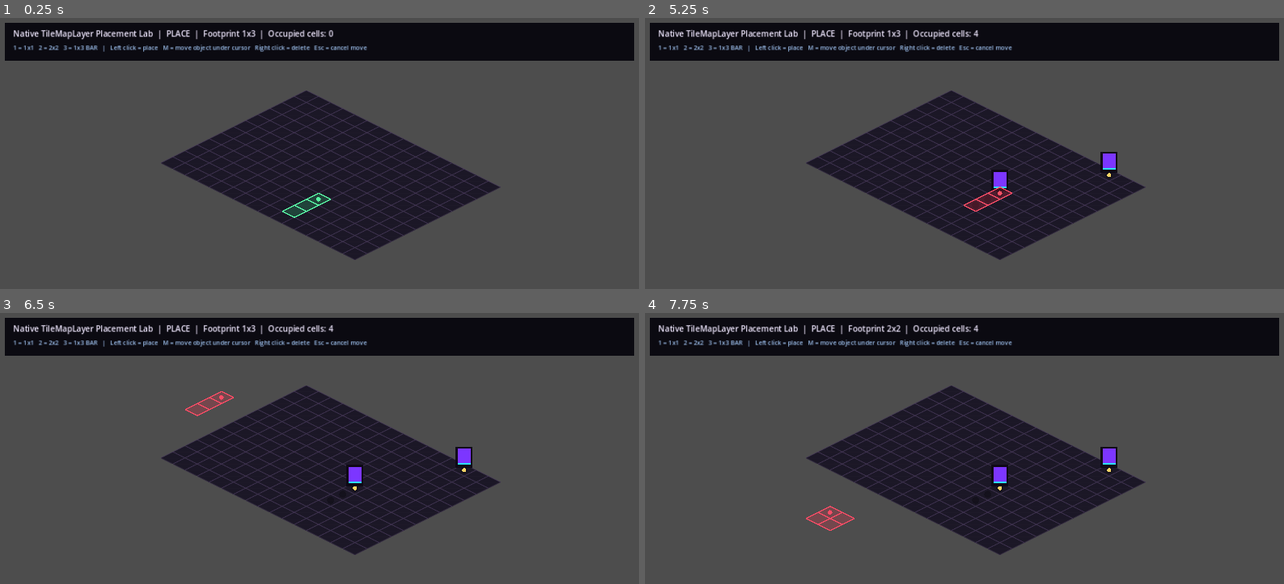
Above: before the commit, frames 1-4 (two rows, left to right).
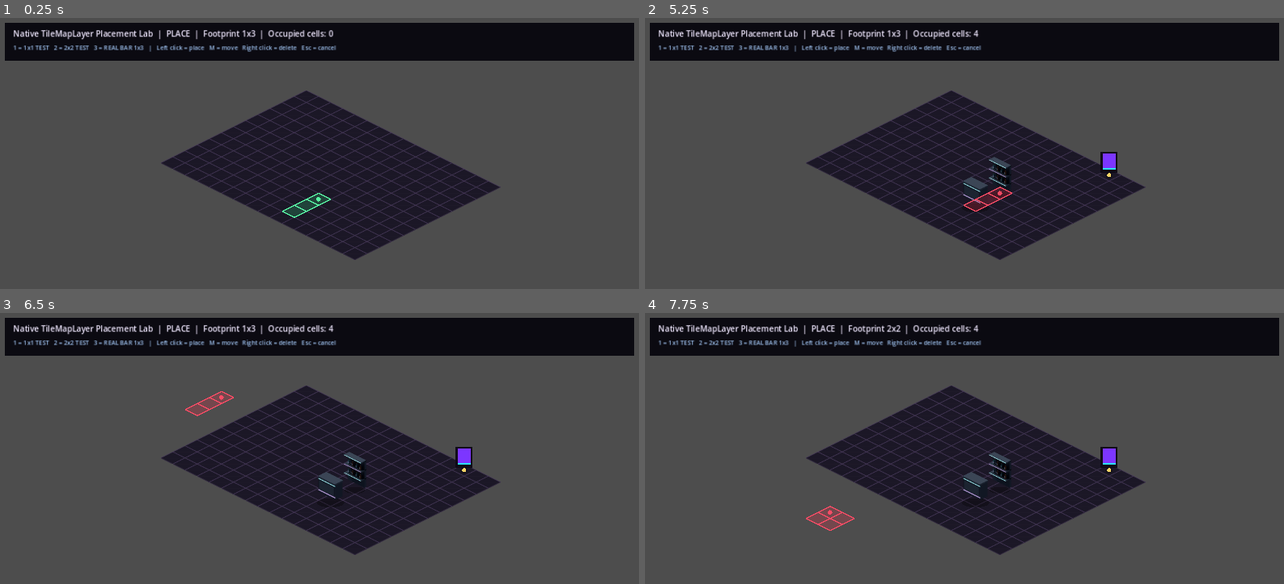
Above: after the commit, the same moments.

Repository: 22crob/Nightclub-City
Game: Godot game, scene res://scenes/testing/PlacementLab.tscn
The game is run twice, just before and just after one commit, with the same random seed, the same clock (stepped at 60 frames per second) and the same inputs.
Inputs (mouse positions are in pixels of both pictures, inside the frame that each line leads up to):
- Up to frame 1 (0.25 s): no input
- Up to frame 2 (5.25 s): tap Enter at 0.5, 2, 3.5 s; move the mouse to (1105, 177) at 0.52 s; tap 1 at 0.6, 3.6 s; click (1105, 177) at 0.67 s; tap Space at 1.25, 2.75, 4.25 s; move the mouse to (836, 213) at 1.27 s; tap 2 at 1.35, 4.35 s; click (836, 213) at 1.42 s; move the mouse to (1028, 115) at 2.02 s; tap 3 at 2.1, 5.1 s; click (1028, 115) at 2.17 s; move the mouse to (932, 270) at 2.77 s; tap M at 2.85 s; click (932, 270) at 2.92 s; move the mouse to (1156, 251) at 3.52 s; click (1156, 251) at 3.67 s; move the mouse to (772, 142) at 4.27 s; click (772, 142) at 4.42 s; move the mouse to (996, 196) at 5.02 s; click (996, 196) at 5.17 s
- Up to frame 3 (6.5 s): move the mouse to (223, 399) at 5.77 s; tap M at 5.85 s; click (223, 399) at 5.92 s
- Up to frame 4 (7.75 s): move the mouse to (1105, 472) at 6.52 s; tap 1 at 6.6 s; click (1105, 472) at 6.67 s; move the mouse to (836, 508) at 7.27 s; tap 2 at 7.35 s; click (836, 508) at 7.42 s

The runs differ from the first frame. In frame 1, 0.6% of the frame differs, in the area x 5-58%, y 9-13%; in frame 2, 1.0%; in frame 3, 1.0%, in the area x 5-58%, y 9-69%; in frame 4, 1.0%.

Commit message:
Place real Blender bar on native V2 grid
Add Bar01 as a true 1x3 FurnitureBase scene in godot_v2, ground its visual parts to native TileMapLayer cells, and use it for the PlacementLab bar selection.

Diff:
--- /dev/null
+++ b/godot_v2/scenes/furniture/Bar01.tscn
@@ -0,0 +1,20 @@
+[gd_scene load_steps=3 format=3]
+
+[ext_resource type="Script" path="res://scripts/bar01.gd" id="1_bar"]
+[ext_resource type="Texture2D" path="res://assets/furniture/bar_module_01.png" id="2_tex"]
+
+[node name="Bar01" type="Node2D"]
+script = ExtResource("1_bar")
+footprint = Vector2i(1, 3)
+
+[node name="ShelfSprite" type="Sprite2D" parent="."]
+texture = ExtResource("2_tex")
+
+[node name="CounterSprite" type="Sprite2D" parent="."]
+z_index = 1
+
+[node name="AnchorMarker" type="Marker2D" parent="."]
+
+[node name="BartenderRowMarker" type="Marker2D" parent="."]
+
+[node name="CounterRowMarker" type="Marker2D" parent="."]
--- /dev/null
+++ b/godot_v2/scripts/bar01.gd
@@ -0,0 +1,182 @@
+extends FurnitureBase
+
+const BAR_TEXTURE: Texture2D = preload("res://assets/furniture/bar_module_01.png")
+const BAR_FOOTPRINT := Vector2i(1, 3)
+const COUNTER_ROW := 2
+
+@onready var shelf_sprite: Sprite2D = $ShelfSprite
+@onready var counter_sprite: Sprite2D = $CounterSprite
+
+static var _cached_shelf_texture: Texture2D
+static var _cached_counter_texture: Texture2D
+
+func _ready() -> void:
+	footprint = BAR_FOOTPRINT
+	_prepare_visual_parts()
+	_refresh_visual_positions()
+
+func configure_placement(cell: Vector2i, _new_footprint: Vector2i, tile_map: TileMapLayer) -> void:
+	super.configure_placement(cell, BAR_FOOTPRINT, tile_map)
+	_refresh_visual_positions()
+	queue_redraw()
+
+func _refresh_visual_positions() -> void:
+	if grid_layer == null:
+		return
+
+	var shelf_contact := grid_layer.map_to_local(anchor_cell) - position
+	var counter_contact := grid_layer.map_to_local(anchor_cell + Vector2i(0, COUNTER_ROW)) - position
+
+	if shelf_sprite.texture != null:
+		shelf_sprite.position = shelf_contact - Vector2(0.0, shelf_sprite.texture.get_height() * 0.5)
+	if counter_sprite.texture != null:
+		counter_sprite.position = counter_contact - Vector2(0.0, counter_sprite.texture.get_height() * 0.5)
+
+	queue_redraw()
+
+func _draw() -> void:
+	if grid_layer == null:
+		return
+
+	var shelf_contact := grid_layer.map_to_local(anchor_cell) - position
+	var counter_contact := grid_layer.map_to_local(anchor_cell + Vector2i(0, COUNTER_ROW)) - position
+
+	_draw_contact_shadow(shelf_contact + Vector2(0, 4), 20.0)
+	_draw_contact_shadow(counter_contact + Vector2(0, 5), 27.0)
+
+func _draw_contact_shadow(contact: Vector2, radius: float) -> void:
+	draw_set_transform(contact, 0.0, Vector2(1.0, 0.34))
+	draw_circle(Vector2.ZERO, radius, Color(0.0, 0.0, 0.0, 0.30))
+	draw_set_transform(Vector2.ZERO, 0.0, Vector2.ONE)
+
+func _prepare_visual_parts() -> void:
+	if _cached_shelf_texture != null and _cached_counter_texture != null:
+		shelf_sprite.texture = _cached_shelf_texture
+		counter_sprite.texture = _cached_counter_texture
+		return
+
+	var source := BAR_TEXTURE.get_image()
+	if source == null:
+		_fallback_to_full_texture()
+		return
+
+	var width := source.get_width()
+	var height := source.get_height()
+	if width <= 0 or height <= 0:
+		_fallback_to_full_texture()
+		return
+
+	var visited := PackedByteArray()
+	visited.resize(width * height)
+
+	var components: Array = []
+	var directions: Array[Vector2i] = [
+		Vector2i(-1, -1), Vector2i(0, -1), Vector2i(1, -1),
+		Vector2i(-1, 0),                       Vector2i(1, 0),
+		Vector2i(-1, 1),  Vector2i(0, 1),  Vector2i(1, 1)
+	]
+
+	for py in range(height):
+		for px in range(width):
+			var start_index := py * width + px
+			if visited[start_index] != 0:
+				continue
+			visited[start_index] = 1
+
+			if source.get_pixel(px, py).a <= 0.02:
+				continue
+
+			var queue: Array[Vector2i] = [Vector2i(px, py)]
+			var queue_index := 0
+			var pixels: Array[Vector2i] = []
+			var center_sum := Vector2.ZERO
+
+			while queue_index < queue.size():
+				var point := queue[queue_index]
+				queue_index += 1
+				pixels.append(point)
+				center_sum += Vector2(point)
+
+				for direction in directions:
+					var neighbor := point + direction
+					if neighbor.x < 0 or neighbor.y < 0 or neighbor.x >= width or neighbor.y >= height:
+						continue
+
+					var neighbor_index := neighbor.y * width + neighbor.x
+					if visited[neighbor_index] != 0:
+						continue
+					visited[neighbor_index] = 1
+
+					if source.get_pixel(neighbor.x, neighbor.y).a > 0.02:
+						queue.append(neighbor)
+
+			components.append({
+				"pixels": pixels,
+				"center": center_sum / float(pixels.size()),
+				"size": pixels.size()
+			})
+
+	if components.size() < 2:
+		_fallback_to_full_texture()
+		return
+
+	var largest_index := -1
+	var second_index := -1
+	var largest_size := -1
+	var second_size := -1
+
+	for i in range(components.size()):
+		var component_size := int(components[i]["size"])
+		if component_size > largest_size:
+			second_index = largest_index
+			second_size = largest_size
+			largest_index = i
+			largest_size = component_size
+		elif component_size > second_size:
+			second_index = i
+			second_size = component_size
+
+	if largest_index < 0 or second_index < 0:
+		_fallback_to_full_texture()
+		return
+
+	var center_a: Vector2 = components[largest_index]["center"]
+	var center_b: Vector2 = components[second_index]["center"]
+	var shelf_center := center_a
+	var counter_center := center_b
+
+	# The rear shelf is the upper-right visual cluster in the Blender render.
+	if (center_b.x - center_b.y) > (center_a.x - center_a.y):
+		shelf_center = center_b
+		counter_center = center_a
+
+	var shelf_image := Image.create(width, height, false, Image.FORMAT_RGBA8)
+	var counter_image := Image.create(width, height, false, Image.FORMAT_RGBA8)
+	shelf_image.fill(Color(0, 0, 0, 0))
+	counter_image.fill(Color(0, 0, 0, 0))
+
+	for component in components:
+		var component_center: Vector2 = component["center"]
+		var target: Image = shelf_image
+		if component_center.distance_squared_to(counter_center) < component_center.distance_squared_to(shelf_center):
+			target = counter_image
+
+		for point in component["pixels"]:
+			target.set_pixel(point.x, point.y, source.get_pixel(point.x, point.y))
+
+	var shelf_rect := shelf_image.get_used_rect()
+	var counter_rect := counter_image.get_used_rect()
+	if shelf_rect.size == Vector2i.ZERO or counter_rect.size == Vector2i.ZERO:
+		_fallback_to_full_texture()
+		return
+
+	_cached_shelf_texture = ImageTexture.create_from_image(shelf_image.get_region(shelf_rect))
+	_cached_counter_texture = ImageTexture.create_from_image(counter_image.get_region(counter_rect))
+	shelf_sprite.texture = _cached_shelf_texture
+	counter_sprite.texture = _cached_counter_texture
+
+func _fallback_to_full_texture() -> void:
+	_cached_shelf_texture = BAR_TEXTURE
+	_cached_counter_texture = null
+	shelf_sprite.texture = BAR_TEXTURE
+	counter_sprite.texture = null
--- a/godot_v2/scripts/placement_lab.gd
+++ b/godot_v2/scripts/placement_lab.gd
@@ -4,6 +4,7 @@
 const TILE_SIZE := Vector2i(48, 24)
 const FLOOR_TEXTURE: Texture2D = preload("res://assets/grid/floor_tile.svg")
 const DEBUG_FURNITURE: PackedScene = preload("res://scenes/furniture/DebugFurniture.tscn")
+const BAR_SCENE: PackedScene = preload("res://scenes/furniture/Bar01.tscn")
 const OCCUPANCY_GRID = preload("res://scripts/occupancy_grid.gd")
 
 @onready var floor: TileMapLayer = $World/Floor
@@ -110,10 +111,14 @@
 	if not occupancy.can_place(hover_cell, footprint, ROOM_SIZE):
 		return
 
-	var furniture := DEBUG_FURNITURE.instantiate() as FurnitureBase
+	var scene_to_place: PackedScene = DEBUG_FURNITURE
+	if footprint == Vector2i(1, 3):
+		scene_to_place = BAR_SCENE
+
+	var furniture := scene_to_place.instantiate() as FurnitureBase
 	furniture_layer.add_child(furniture)
 	furniture.configure_placement(hover_cell, footprint, floor)
-	occupancy.reserve(hover_cell, footprint, furniture, ROOM_SIZE)
+	occupancy.reserve(hover_cell, furniture.get_footprint(), furniture, ROOM_SIZE)
 	_update_status()
 
 func _begin_move_at_hover() -> void:
@@ -170,4 +175,4 @@
 		occupancy.occupied_count()
 	]
 
-	controls_label.text = "1 = 1x1   2 = 2x2   3 = 1x3 BAR   |   Left click = place   M = move object under cursor   Right click = delete   Esc = cancel move"
+	controls_label.text = "1 = 1x1 TEST   2 = 2x2 TEST   3 = REAL BAR 1x3   |   Left click = place   M = move   Right click = delete   Esc = cancel"
Binary file added: godot_v2/assets/furniture/bar_module_01.png
